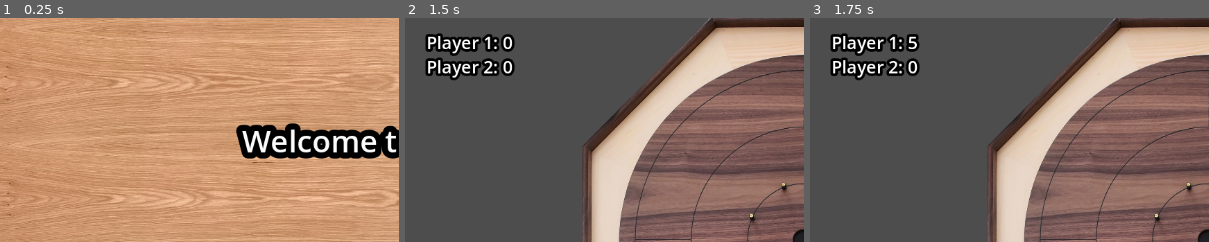
Above: before the commit, frames 1-3 (left to right).
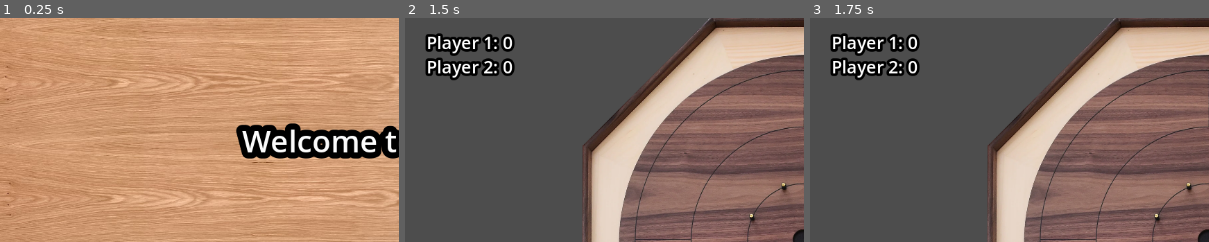
Above: after the commit, the same moments.

Repository: WadeCanavan/Crokinole
Game: Godot game, scene res://Scenes/Title.tscn
Same seed, same stepped clock (60 frames per second), same inputs: the game is played once before the commit and once after it.
Inputs (mouse positions are % of the whole screen's width and height, from its top left):
- Up to frame 1 (0.25 s): no input
- Up to frame 2 (1.5 s): click "Play Game" at 0.5 s; tap Enter at 1.25 s; move the mouse to (67, 73) at 1.27 s; click (67, 73) at 1.42 s
- Up to frame 3 (1.75 s): no input
The pictures show only the part of the screen within x 0-50%, y 0-50%; the shares and areas given below are measured in that part.

Frames 1-2 are identical in both runs. In frame 3, 0.1% of the frame differs, in the area x 24-28%, y 7-16%.
Error after the commit: Parse Error: Identifier "counter" not declared in the current scope. (res://Scenes/main.gd:37)

Commit message:
instantiate new disc

Diff:
--- a/Scenes/main.gd
+++ b/Scenes/main.gd
@@ -1,8 +1,9 @@
 extends Node2D
 var lastValue = 0
-var woodShotCount = 0
-var blackShotCount = 0
-var counter = 0
+
+var woodCount = 0
+var blackCount = 0
+var shotCount
 # Called when the node enters the scene tree for the first time.
 func _ready():
 	var disc = $Discs/disc
@@ -31,7 +32,10 @@
 
 func on_disc_stop():
 	get_node("/root/Main/scoreBox/Score").text = str("  Player 1: ", Global.woodPoints, "\n  Player 2: ", Global.blackPoints)
-	counter = counter + 1
-	print(counter)
+	shotCount = shotCount + 1
+	print(shotCount)
 	if counter == 11:
 		get_tree().change_scene_to_file("res://Scenes/winner.tscn")
+	var discInst = load("res://Scenes/disc.tscn").instantiate()
+	#discInst.get_parent().remove_child(discInst)
+	$Discs.add_child(discInst)
--- a/Scenes/main.tscn
+++ b/Scenes/main.tscn
@@ -65,6 +65,7 @@
 visible = false
 position = Vector2(576, 320)
 shape = SubResource("CircleShape2D_crb3j")
+disabled = true
 
 [node name="Sprite2D" type="Sprite2D" parent="board"]
 position = Vector2(577, 316.039)
